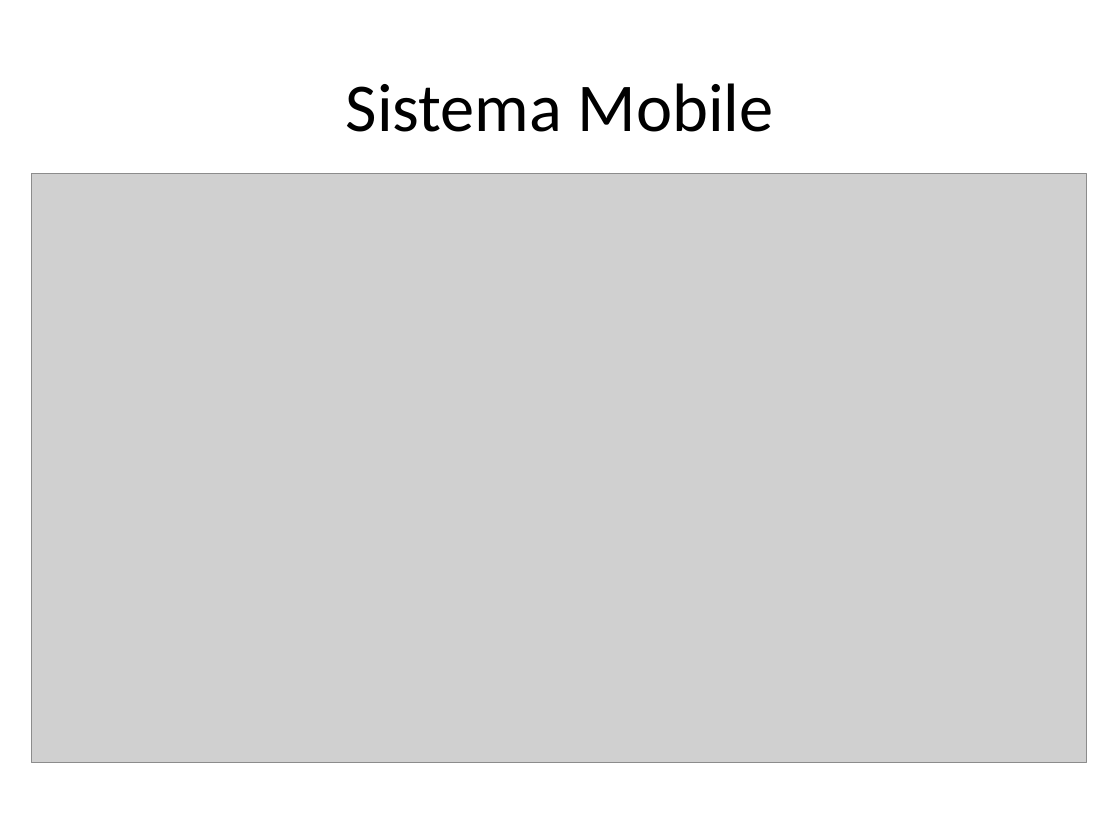
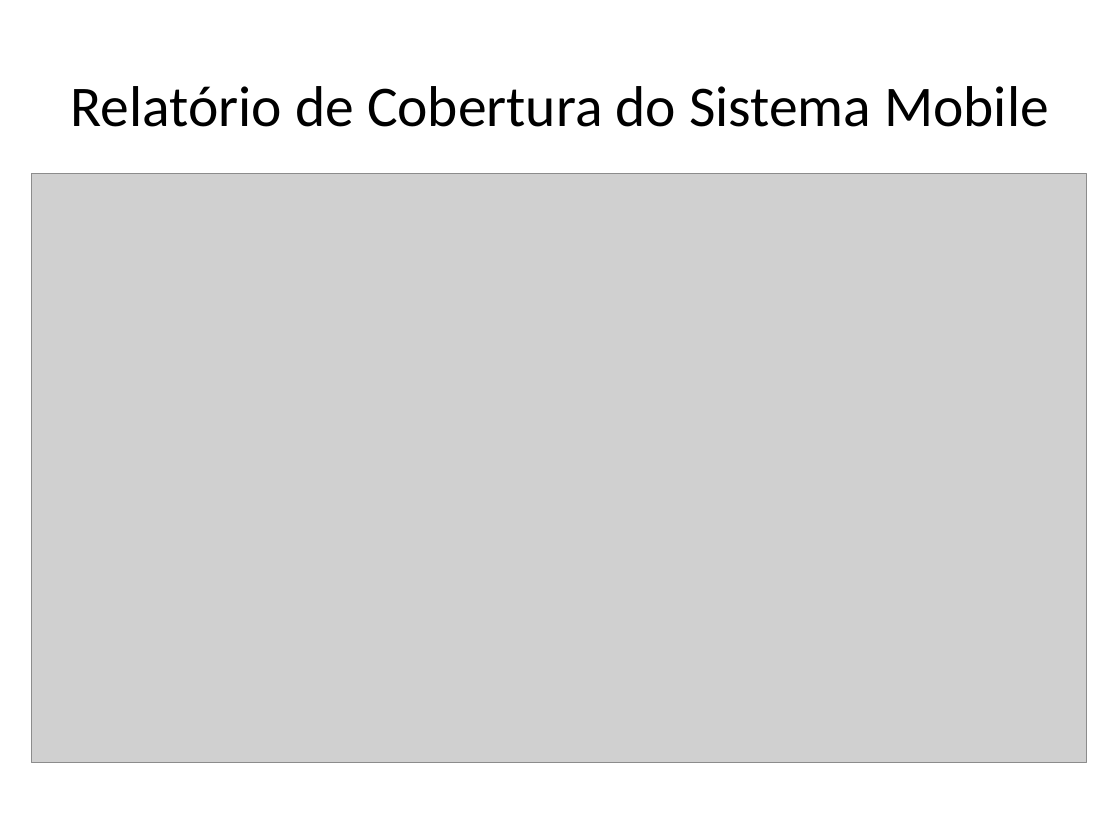
Before and after one commit to jpjcjbr/tccjp, a slide deck: slide 21 of apresentacao tcc.pptx (slide 18 before the commit). Drawn at 1120x840 pixels with LibreOffice and Linux fonts; fonts in the diff are those of the drawing; grey boxes stand for pictures. Boxes give left, top, right and bottom in pixels: in the first picture for what was removed or moved away, otherwise in the second. Text is boxed around its words. In the diff, an @@ line names an element or a change of style, - is before the commit and + after.

```diff
--- a/apresentacao tcc.pptx
+++ b/apresentacao tcc.pptx
@@ title at [71,86,1049,127]: text changed; size 44 to 37 pt @@
-Sistema Mobile
+Relatório de Cobertura do Sistema Mobile
```
Also in this commit, not shown: 11 other slides changed, 3 slides added, 1 other file.
